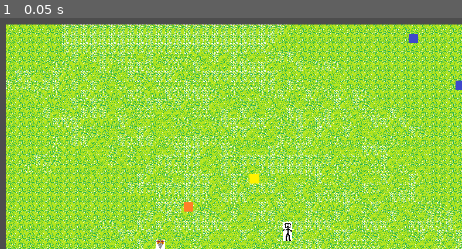
Above: before the commit, frame 1.
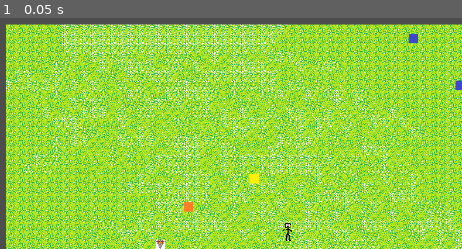
Above: after the commit, the same moment.

Repository: ThijsLuttikhuis/Automaton-Annihilation
Game: Godot game, scene res://world.tscn
Same seed, same stepped clock (60 frames per second), same inputs: the game is played once before the commit and once after it.
Inputs:
- Up to frame 1 (0.05 s): no input

The runs differ from the first frame. In frame 1, 0.1% of the frame differs, in the area x 61-64%, y 88-97%.

Commit message:
Add Curved Path and Selected Unit Indicator

Diff:
--- a/Player.gd
+++ b/Player.gd
@@ -2,8 +2,10 @@
 
 enum BUILD_MENU {NONE, ECONOMY, DEFENSE, UTILITY, FACTORY}
 
+const MIN_DIST_BETWEEN_MOVE_POINTS = 5
+
 var buildmenuState: BUILD_MENU = BUILD_MENU.NONE
-var mouseClickStartPosition: Vector2
+var mouseClickPath: Array[Vector2]
 var collisionBox: CollisionShape2D
 
 var selectedElements: Array[Unit]
@@ -17,35 +19,36 @@
 	updateActionQueue()
 
 func updateSelectUnits():
+	if Input.is_action_pressed("mouse_button_2"):
+		return
+
 	if Input.is_action_just_pressed("mouse_button_1"):
-		selectedElements.clear()
-		mouseClickStartPosition = get_viewport().get_camera_2d().get_global_mouse_position()
-		collisionBox.position = mouseClickStartPosition
-		collisionBox.shape.size = Vector2(0,0)
+		var mouseClickPosition = get_viewport().get_camera_2d().get_global_mouse_position()
+		removeAllSelectedElements()
+		mouseClickPath.clear()
+		mouseClickPath.push_back(mouseClickPosition)
+		setCollisionBoxTransform(mouseClickPosition, Vector2(0,0))
 
 	if Input.is_action_pressed("mouse_button_1"):
 		var mouseClickPosition = get_viewport().get_camera_2d().get_global_mouse_position()
-		var deltaPos = mouseClickPosition - mouseClickStartPosition
-		collisionBox.position = (mouseClickPosition + mouseClickStartPosition) * 0.5
-		collisionBox.shape.size = abs(deltaPos)
+		var deltaPos = mouseClickPosition - mouseClickPath[0]
+		mouseClickPath.push_back(mouseClickPosition)
+		setCollisionBoxTransform((mouseClickPosition + mouseClickPath[0]) * 0.5, abs(deltaPos))
 
 	if Input.is_action_just_released("mouse_button_1"):
 		var mouseClickPosition = get_viewport().get_camera_2d().get_global_mouse_position()
-		collisionBox.position = mouseClickPosition
-		collisionBox.shape.size = Vector2(0,0)
+		setCollisionBoxTransform(Vector2(9e9,9e9), Vector2(0,0))
 
 		for element in selectedElements:
 			print(element.name)
 
-
-
 func updateUIBuildmenu():
-	if buildmenuState == BUILD_MENU.NONE:
-		if Input.is_action_just_pressed("ui_cancel"):
+	if Input.is_action_just_pressed("ui_cancel"):
 			buildmenuState = BUILD_MENU.NONE
 			print(buildmenuState)
 			return
 
+	if buildmenuState == BUILD_MENU.NONE:
 		if Input.is_action_just_pressed("ui_buildmenu_economy"):
 			buildmenuState = BUILD_MENU.ECONOMY
 			print(buildmenuState)
@@ -67,30 +70,66 @@
 			return
 
 func updateActionQueue():
-	print(selectedElements.size())
 	if selectedElements.is_empty():
 		return
 
+	selectedElements.sort_custom(sortBySelectedActionPriority)
 	var element = selectedElements[0]
-	# sort selectedElements by element.selectedActionPriority
+
+	if Input.is_action_just_pressed("mouse_button_2"):
+		mouseClickPath.clear()
+		mouseClickPath.push_back(get_viewport().get_camera_2d().get_global_mouse_position())
+
+	if Input.is_action_pressed("mouse_button_2"):
+		mouseClickPath.push_back(get_viewport().get_camera_2d().get_global_mouse_position())
 
 	if Input.is_action_just_released("mouse_button_2"):
-		var targetPosition = get_viewport().get_camera_2d().get_global_mouse_position()
-		var action = MoveAction.new(targetPosition)
+		mouseClickPath.push_back(get_viewport().get_camera_2d().get_global_mouse_position())
 
+		var newMoveActions = convertToMoveActions(mouseClickPath)
 		var actionQueue = element.get_node("ActionQueue")
 		if Input.is_action_pressed("ui_push_back_queue"):
-			actionQueue.push_back(action)
+			actionQueue.push_back(newMoveActions)
 		elif Input.is_action_pressed("ui_push_front_queue"):
-			actionQueue.push_front(action)
+			actionQueue.push_front(newMoveActions)
 		else:
 			actionQueue.clear()
-			actionQueue.push_back(action)
+			actionQueue.push_back(newMoveActions)
 
-func addSelectedElement(body):
+func addSelectedElement(element):
 	if Input.is_action_pressed("mouse_button_1"):
-		selectedElements.push_back(body)
+		element.get_node("Sprite2D").material.set_shader_parameter("outline_width", 0.5)
+		selectedElements.push_back(element)
 
-func removeSelectedElement(body):
+func removeSelectedElement(element):
 	if Input.is_action_pressed("mouse_button_1"):
-		selectedElements.erase(body)
+		element.get_node("Sprite2D").material.set_shader_parameter("outline_width", 0)
+		selectedElements.erase(element)
+
+func removeAllSelectedElements():
+	for element in selectedElements:
+		element.get_node("Sprite2D").material.set_shader_parameter("outline_width", 0)
+	selectedElements.clear();
+
+func setCollisionBoxTransform(pos, size):
+	collisionBox.position = pos
+	collisionBox.shape.size = size
+	collisionBox.get_node("Sprite2D").position = size * 0.5
+	collisionBox.get_node("Sprite2D").scale = size
+
+func convertToMoveActions(mouseClickPath):
+	var newMoveActions: Array[UnitAction]
+	var minDistSq = MIN_DIST_BETWEEN_MOVE_POINTS * MIN_DIST_BETWEEN_MOVE_POINTS
+	var cumulativeDistSq = minDistSq
+	var previousPoint = mouseClickPath[0]
+	for point in mouseClickPath:
+		cumulativeDistSq += (previousPoint - point).length_squared()
+		previousPoint = point
+		if cumulativeDistSq >= minDistSq:
+			var action = MoveAction.new(point)
+			newMoveActions.push_back(action)
+			cumulativeDistSq = 0
+	return newMoveActions
+
+func sortBySelectedActionPriority(a, b):
+	return a.selectedActionPriority > b.selectedActionPriority
--- /dev/null
+++ b/assets/shaders/aura.gdshader
@@ -0,0 +1,30 @@
+shader_type canvas_item;
+
+uniform float outline_width = 2.0;
+uniform vec4 outline_color : source_color;
+
+void fragment() {
+	vec4 col = texture(TEXTURE, UV);
+	vec2 ps = TEXTURE_PIXEL_SIZE;
+	float a;
+	float maxa = col.a;
+	float mina = col.a;
+
+	a = texture(TEXTURE, UV + vec2(0.0, -outline_width) * ps).a;
+	maxa = max(a, maxa);
+	mina = min(a, mina);
+
+	a = texture(TEXTURE, UV + vec2(0.0, outline_width) * ps).a;
+	maxa = max(a, maxa);
+	mina = min(a, mina);
+
+	a = texture(TEXTURE, UV + vec2(-outline_width, 0.0) * ps).a;
+	maxa = max(a, maxa);
+	mina = min(a, mina);
+
+	a = texture(TEXTURE, UV + vec2(outline_width, 0.0) * ps).a;
+	maxa = max(a, maxa);
+	mina = min(a, mina);
+
+	COLOR = mix(col, outline_color, maxa - mina);
+}
--- a/src/Camera2D.gd
+++ b/src/Camera2D.gd
@@ -11,7 +11,7 @@
 
 func _ready():
 	panStartMousePosition = Vector2()
-	panStartCameraPosition = Vector2();
+	panStartCameraPosition = Vector2()
 
 func _process(_dt):
 	if Input.is_action_just_pressed("ui_zoom_in"):
--- a/src/units/ActionQueue.gd
+++ b/src/units/ActionQueue.gd
@@ -8,20 +8,24 @@
 	line.clear_points()
 	line.add_point(get_parent().position)
 
-func push_back(value: UnitAction):
-	actions.push_back(value)
-	line.add_point(value.actionPosition)
+func push_back(values: Array[UnitAction]):
+	for value in values:
+		actions.push_back(value)
+		line.add_point(value.actionPosition)
 
 func pop_back():
 	actions.pop_back();
 
-func push_front(value: UnitAction):
-	actions.push_front(value)
-	line.add_point(value.actionPosition, 1)
+func push_front(values: Array[UnitAction]):
+	values.reverse()
+	for value in values:
+		actions.push_front(value)
+		line.add_point(value.actionPosition, 1)
+	values.reverse()
 
 func pop_front():
 	actions.pop_front()
-	line.remove_point(1);
+	line.remove_point(1)
 
 func clear():
 	actions.clear()
@@ -34,6 +38,6 @@
 		return
 
 	var currentAction = actions.front()
-	var completed = currentAction.update(unit);
+	var completed = currentAction.update(unit)
 	if completed:
 		pop_front()
--- a/src/units/Architect.tscn
+++ b/src/units/Architect.tscn
@@ -1,8 +1,14 @@
-[gd_scene load_steps=5 format=3 uid="uid://ccds6drvg4py2"]
+[gd_scene load_steps=7 format=3 uid="uid://ccds6drvg4py2"]
 
 [ext_resource type="Script" path="res://src/units/Architect.gd" id="1_l6t7a"]
 [ext_resource type="Texture2D" uid="uid://cwew6rfuf01ay" path="res://assets/prototype/player.png" id="2_ealhd"]
+[ext_resource type="Shader" path="res://assets/shaders/aura.gdshader" id="2_utb4v"]
 [ext_resource type="Script" path="res://src/units/ActionQueue.gd" id="3_r4cj1"]
+
+[sub_resource type="ShaderMaterial" id="ShaderMaterial_tt46g"]
+shader = ExtResource("2_utb4v")
+shader_parameter/outline_width = 0.0
+shader_parameter/outline_color = Color(0, 0.25098, 1, 0.501961)
 
 [sub_resource type="RectangleShape2D" id="RectangleShape2D_766fm"]
 size = Vector2(12, 12)
@@ -14,6 +20,7 @@
 script = ExtResource("1_l6t7a")
 
 [node name="Sprite2D" type="Sprite2D" parent="."]
+material = SubResource("ShaderMaterial_tt46g")
 position = Vector2(0, -8)
 texture = ExtResource("2_ealhd")
 
--- a/world.tscn
+++ b/world.tscn
@@ -6,6 +6,7 @@
 [ext_resource type="Texture2D" uid="uid://bxgytyvis418g" path="res://assets/prototype/miningdrill.png" id="2_les3x"]
 [ext_resource type="Script" path="res://TileMap.gd" id="3_hyaog"]
 [ext_resource type="Script" path="res://Player.gd" id="5_fs5se"]
+[ext_resource type="Texture2D" uid="uid://dgpggh1oxsyga" path="res://assets/prototype/pixel.png" id="7_erhid"]
 
 [sub_resource type="TileSetAtlasSource" id="TileSetAtlasSource_p2iv7"]
 resource_name = "background"
@@ -29,6 +30,7 @@
 sources/1 = SubResource("TileSetAtlasSource_j7o0o")
 
 [sub_resource type="RectangleShape2D" id="RectangleShape2D_cx40e"]
+size = Vector2(0, 0)
 
 [node name="World" type="Node2D"]
 
@@ -72,3 +74,7 @@
 
 [node name="CollisionRectangle" type="CollisionShape2D" parent="Player/SelectBox"]
 shape = SubResource("RectangleShape2D_cx40e")
+
+[node name="Sprite2D" type="Sprite2D" parent="Player/SelectBox/CollisionRectangle"]
+self_modulate = Color(0.572549, 0.811765, 0.843137, 0.454902)
+texture = ExtResource("7_erhid")
Binary file added: assets/prototype/pixel.png
Not shown, added: assets/prototype/pixel.png.import
Binary file changed: assets/prototype/player.png
Not shown: 1 places in world.tscn that only renumber resources
